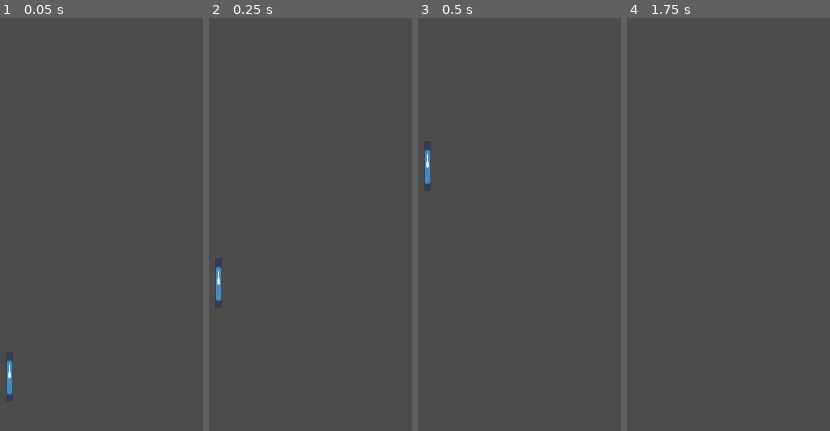
Above: before the commit, frames 1-4 (left to right).
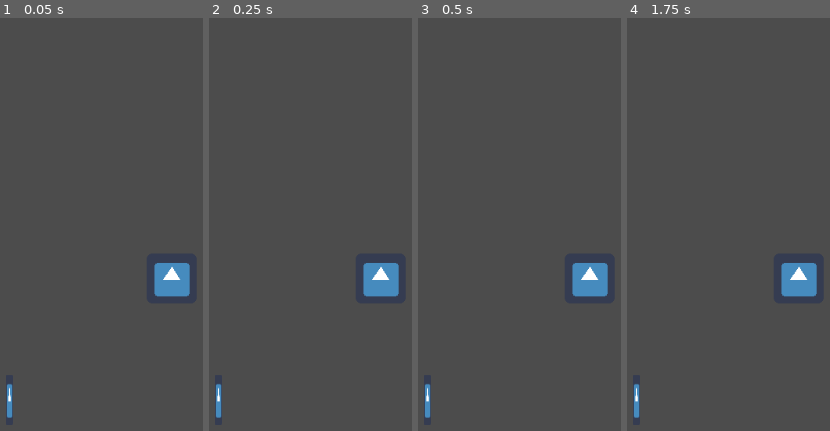
Above: after the commit, the same moments.

Repository: unblinky/Centerpede
Game: Godot game, scene res://Scenes/Main.tscn
Same seed, same stepped clock (60 frames per second), same inputs: the game is played once before the commit and once after it. The engine's default icon, where the game draws it, is replaced by a stand-in: a white triangle on a blue panel in a dark square.
Inputs:
- Up to frame 1 (0.05 s): no input
- Up to frame 2 (0.25 s): no input
- Up to frame 3 (0.5 s): no input
- Up to frame 4 (1.75 s): tap Enter at 0.5 s; hold D (move_right, bound only after the commit) 0.53-1.28 s; tap Space at 1.25 s; hold S (move_down, bound only after the commit) from 1.28 s (still down)

The runs differ from the first frame. In frame 1, 1.8% of the frame differs, in the area x 3-94%, y 59-97%; in frame 2, 1.9%; in frame 3, 1.9%; in frame 4, 1.7%.

Commit message:
Input aquired.

Diff:
--- a/Code/Centerpede/Scenes/Bullet.gd
+++ b/Code/Centerpede/Scenes/Bullet.gd
@@ -1,4 +1,4 @@
-extends Node2D
+extends Area2D
 
 export var speed = 600.0 # 300 - 1200
 
--- a/Code/Centerpede/Scenes/Main.tscn
+++ b/Code/Centerpede/Scenes/Main.tscn
@@ -1,14 +1,9 @@
-[gd_scene load_steps=13 format=2]
+[gd_scene load_steps=8 format=2]
 
 [ext_resource path="res://Scenes/Main.gd" type="Script" id=1]
 [ext_resource path="res://Scenes/Centipede.tscn" type="PackedScene" id=2]
 [ext_resource path="res://Scenes/Segment.tscn" type="PackedScene" id=3]
 [ext_resource path="res://Scenes/Spider.tscn" type="PackedScene" id=4]
-[ext_resource path="res://Scenes/Spider.gd" type="Script" id=5]
-[ext_resource path="res://Scenes/Mushroom.gd" type="Script" id=6]
-[ext_resource path="res://Scenes/Segment.gd" type="Script" id=7]
-[ext_resource path="res://Scenes/Player.gd" type="Script" id=8]
-[ext_resource path="res://Scenes/Centipede.gd" type="Script" id=9]
 [ext_resource path="res://Scenes/Bullet.tscn" type="PackedScene" id=10]
 [ext_resource path="res://Scenes/Player.tscn" type="PackedScene" id=11]
 [ext_resource path="res://Scenes/Mushroom.tscn" type="PackedScene" id=12]
@@ -20,18 +15,15 @@
 
 [node name="Bullet" parent="." instance=ExtResource( 10 )]
 position = Vector2( 429.464, 512.525 )
+script = null
 
 [node name="Player" parent="." instance=ExtResource( 11 )]
-script = ExtResource( 8 )
+position = Vector2( 637, 357 )
 
 [node name="Mushroom" parent="." instance=ExtResource( 12 )]
-script = ExtResource( 6 )
 
 [node name="Spider" parent="." instance=ExtResource( 4 )]
-script = ExtResource( 5 )
 
 [node name="Centipede" parent="." instance=ExtResource( 2 )]
-script = ExtResource( 9 )
 
 [node name="Segment" parent="." instance=ExtResource( 3 )]
-script = ExtResource( 7 )
--- a/Code/Centerpede/Scenes/Mushroom.tscn
+++ b/Code/Centerpede/Scenes/Mushroom.tscn
@@ -1,3 +1,6 @@
-[gd_scene format=2]
+[gd_scene load_steps=2 format=2]
+
+[ext_resource path="res://Scenes/Mushroom.gd" type="Script" id=1]
 
 [node name="Mushroom" type="Node2D"]
+script = ExtResource( 1 )
--- a/Code/Centerpede/Scenes/Player.gd
+++ b/Code/Centerpede/Scenes/Player.gd
@@ -1,16 +1,13 @@
-extends Node2D
+extends KinematicBody2D
 
 
-# Declare member variables here. Examples:
-# var a = 2
-# var b = "text"
 
-
-# Called when the node enters the scene tree for the first time.
-func _ready():
-	pass # Replace with function body.
-
-
-# Called every frame. 'delta' is the elapsed time since the previous frame.
-#func _process(delta):
-#	pass
+func _process(delta_time):
+	if Input.is_action_pressed("move_up"):
+		print("Move up")
+	if Input.is_action_pressed("move_down"):
+		print("Move Down")
+	if Input.is_action_pressed("move_left"):
+		print("Left")
+	if Input.is_action_pressed("move_right"):
+		print("Right")
--- a/Code/Centerpede/Scenes/Player.tscn
+++ b/Code/Centerpede/Scenes/Player.tscn
@@ -1,3 +1,16 @@
-[gd_scene format=2]
+[gd_scene load_steps=4 format=2]
 
-[node name="Player" type="Node2D"]
+[ext_resource path="res://Scenes/Player.gd" type="Script" id=1]
+[ext_resource path="res://icon.png" type="Texture" id=2]
+
+[sub_resource type="RectangleShape2D" id=1]
+extents = Vector2( 27.1747, 27.9692 )
+
+[node name="Player" type="KinematicBody2D"]
+script = ExtResource( 1 )
+
+[node name="Sprite" type="Sprite" parent="."]
+texture = ExtResource( 2 )
+
+[node name="CollisionShape2D" type="CollisionShape2D" parent="."]
+shape = SubResource( 1 )
--- a/Code/Centerpede/project.godot
+++ b/Code/Centerpede/project.godot
@@ -14,6 +14,35 @@
 run/main_scene="res://Scenes/Main.tscn"
 config/icon="res://icon.png"
 
+[input]
+
+move_up={
+"deadzone": 0.5,
+"events": [ Object(InputEventKey,"resource_local_to_scene":false,"resource_name":"","device":0,"alt":false,"shift":false,"control":false,"meta":false,"command":false,"pressed":false,"scancode":87,"unicode":0,"echo":false,"script":null)
+ ]
+}
+move_down={
+"deadzone": 0.5,
+"events": [ Object(InputEventKey,"resource_local_to_scene":false,"resource_name":"","device":0,"alt":false,"shift":false,"control":false,"meta":false,"command":false,"pressed":false,"scancode":83,"unicode":0,"echo":false,"script":null)
+ ]
+}
+move_left={
+"deadzone": 0.5,
+"events": [ Object(InputEventKey,"resource_local_to_scene":false,"resource_name":"","device":0,"alt":false,"shift":false,"control":false,"meta":false,"command":false,"pressed":false,"scancode":65,"unicode":0,"echo":false,"script":null)
+ ]
+}
+move_right={
+"deadzone": 0.5,
+"events": [ Object(InputEventKey,"resource_local_to_scene":false,"resource_name":"","device":0,"alt":false,"shift":false,"control":false,"meta":false,"command":false,"pressed":false,"scancode":68,"unicode":0,"echo":false,"script":null)
+ ]
+}
+fire={
+"deadzone": 0.5,
+"events": [ Object(InputEventKey,"resource_local_to_scene":false,"resource_name":"","device":0,"alt":false,"shift":false,"control":false,"meta":false,"command":false,"pressed":false,"scancode":32,"unicode":0,"echo":false,"script":null)
+, Object(InputEventMouseButton,"resource_local_to_scene":false,"resource_name":"","device":0,"alt":false,"shift":false,"control":false,"meta":false,"command":false,"button_mask":0,"position":Vector2( 0, 0 ),"global_position":Vector2( 0, 0 ),"factor":1.0,"button_index":1,"pressed":false,"doubleclick":false,"script":null)
+ ]
+}
+
 [physics]
 
 common/enable_pause_aware_picking=true
